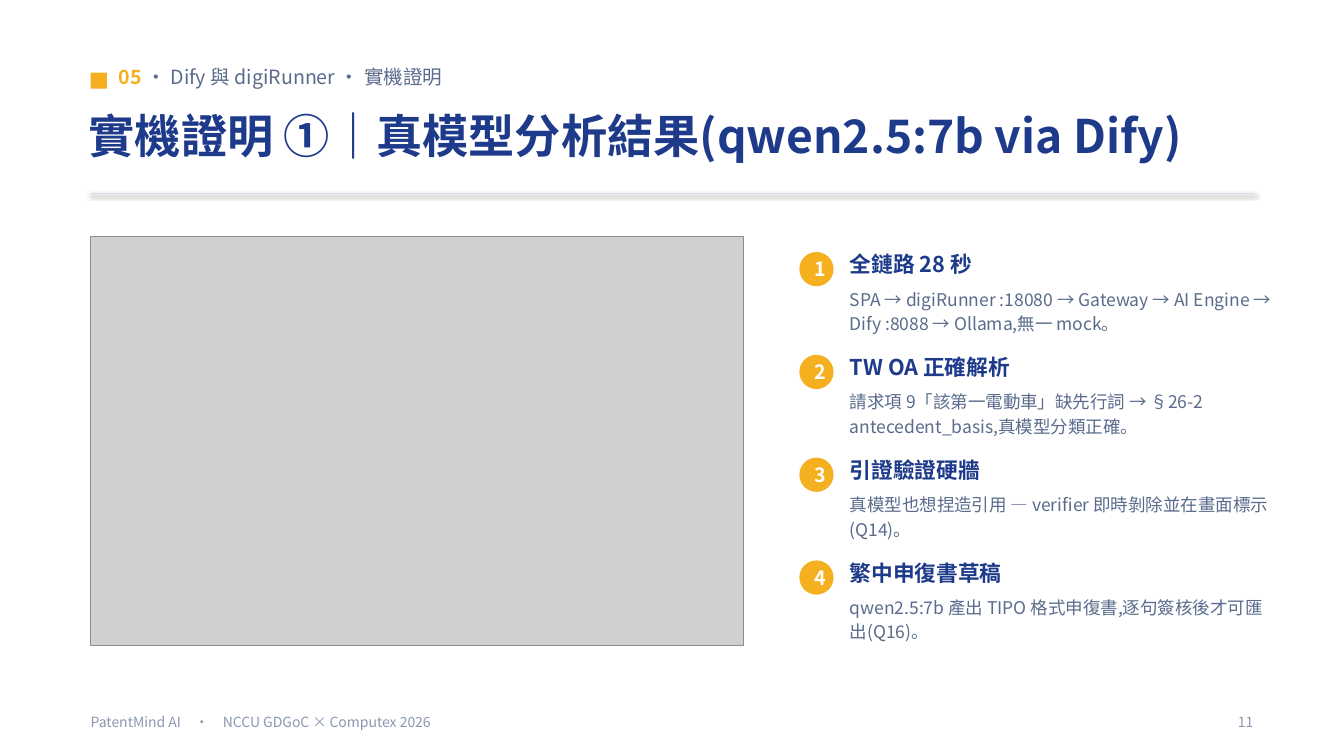
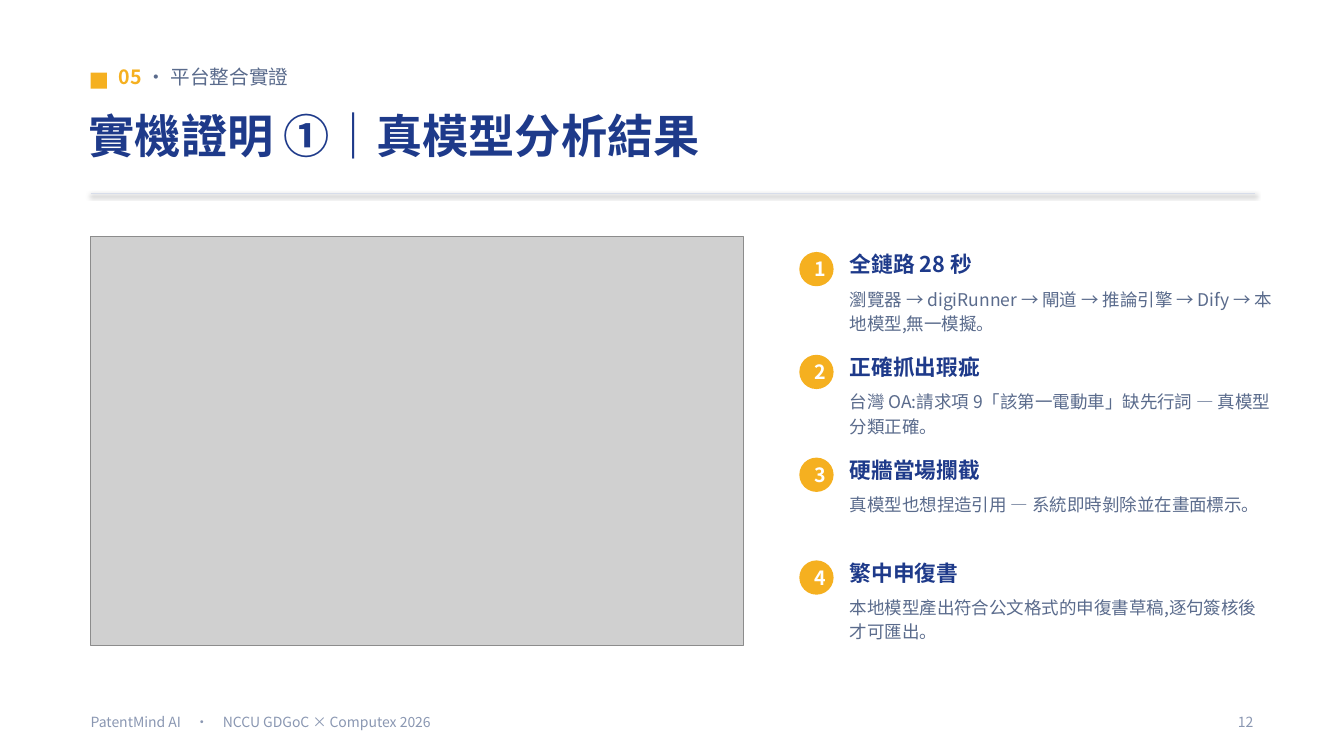
Before and after one commit to Adrian-Kao/shin-lee, a slide deck: slide 13 of presentation/PatentMind_簡報.pptx (slide 17 before the commit). Drawn at 1344x756 pixels with LibreOffice and Linux fonts; fonts in the diff are those of the drawing; grey boxes stand for pictures. Boxes give left, top, right and bottom in pixels: in the first picture for what was removed or moved away, otherwise in the second. Text is boxed around its words. In the diff, an @@ line names an element or a change of style, - is before the commit and + after.

```diff
--- a/presentation/PatentMind_簡報.pptx
+++ b/presentation/PatentMind_簡報.pptx
@@ text at box(119, 67, 289, 86): text changed @@
-05 · Dify 與 digiRunner · 實機證明
+05 · 平台整合實證
@@ text at box(89, 112, 700, 159): text changed @@
-實機證明 ①｜真模型分析結果(qwen2.5:7b via Dify)
+實機證明 ①｜真模型分析結果
@@ text at box(850, 291, 1273, 333): text changed @@
-SPA → digiRunner :18080 → Gateway → AI Engine → Dify :8088 → Ollama,無一 mock。
+瀏覽器 → digiRunner → 閘道 → 推論引擎 → Dify → 本地模型,無一模擬。
@@ text at box(850, 356, 980, 377): text changed @@
-TW OA 正確解析
+正確抓出瑕疵
@@ text at box(850, 393, 1270, 435): text changed @@
-請求項 9「該第一電動車」缺先行詞 → §26-2 antecedent_basis,真模型分類正確。
+台灣 OA:請求項 9「該第一電動車」缺先行詞 — 真模型分類正確。
@@ text at box(850, 456, 980, 483): text changed @@
-引證驗證硬牆
+硬牆當場攔截
@@ text at box(850, 496, 1259, 513): text changed @@
-真模型也想捏造引用 — verifier 即時剝除並在畫面標示(Q14)。
+真模型也想捏造引用 — 系統即時剝除並在畫面標示。
@@ text at box(850, 562, 958, 583): text changed @@
-繁中申復書草稿
+繁中申復書
@@ text at box(850, 599, 1257, 640): text changed @@
-qwen2.5:7b 產出 TIPO 格式申復書,逐句簽核後才可匯出(Q16)。
+本地模型產出符合公文格式的申復書草稿,逐句簽核後才可匯出。
@@ text at box(1238, 716, 1254, 727): text changed @@
-11
+12
```
Also in this commit, not shown: 6 other slides changed, 8 slides added, 16 slides removed, 28 other files.
